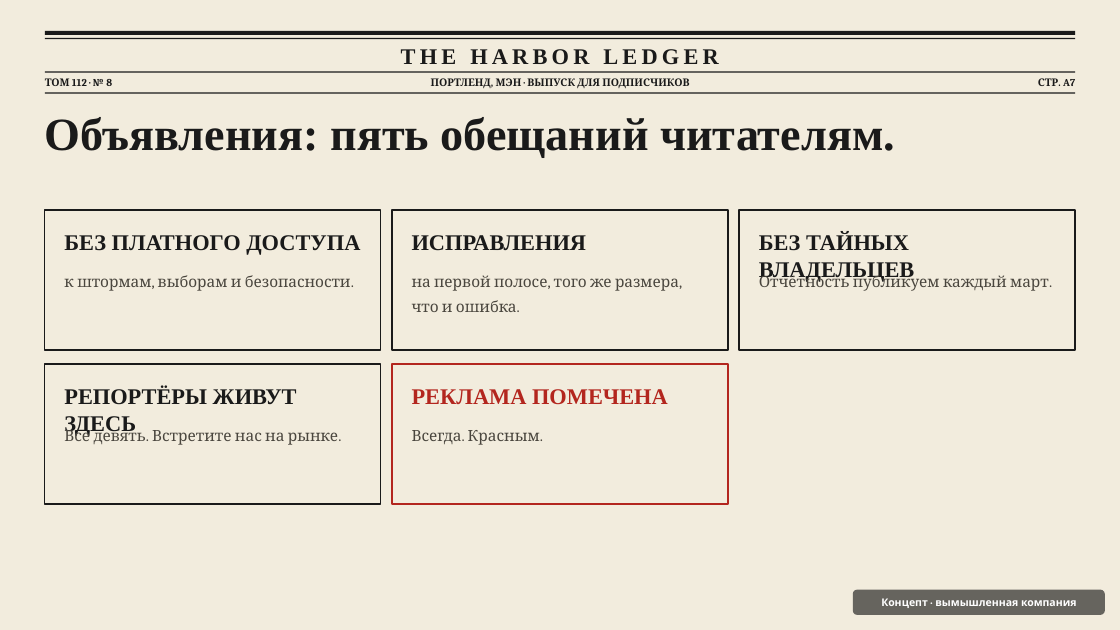
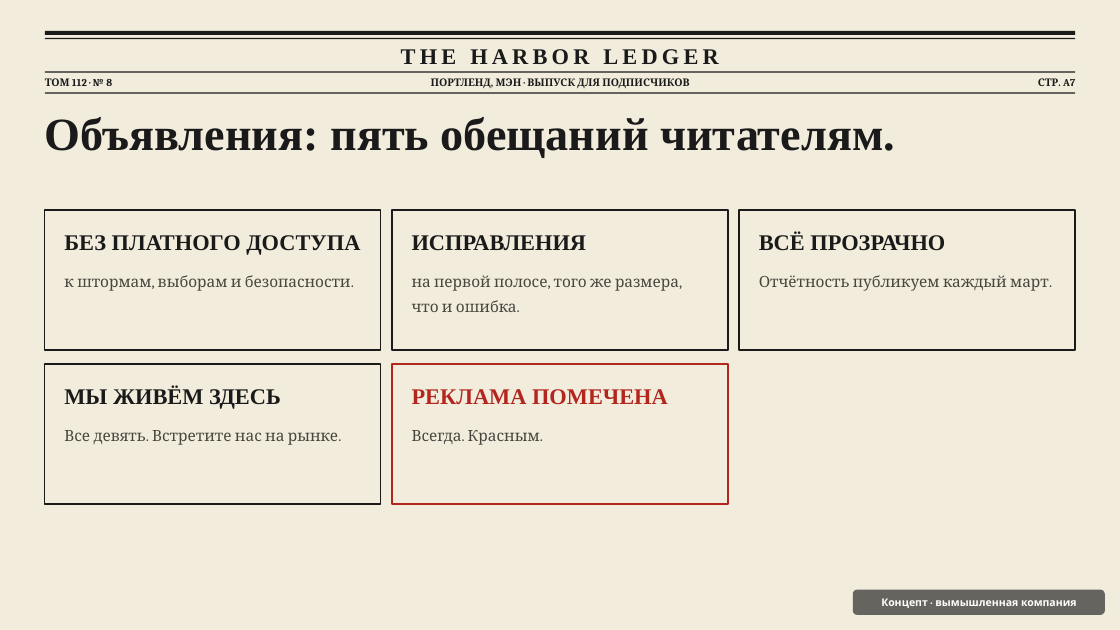
Before and after one commit to nikitakustov123/education-decks, a slide deck: slide 7 of ru/pptx/10-harbor-ledger.pptx. Drawn at 1120x630 pixels with LibreOffice and Linux fonts; fonts in the diff are those of the drawing. Boxes give left, top, right and bottom in pixels: in the first picture for what was removed or moved away, otherwise in the second. Text is boxed around its words. In the diff, an @@ line names an element or a change of style, - is before the commit and + after.

```diff
--- a/ru/pptx/10-harbor-ledger.pptx
+++ b/ru/pptx/10-harbor-ledger.pptx
@@ text at (759,233,945,251): text changed @@
-БЕЗ ТАЙНЫХ ВЛАДЕЛЬЦЕВ
+ВСЁ ПРОЗРАЧНО
@@ text at (64,387,281,409): text changed @@
-РЕПОРТЁРЫ ЖИВУТ ЗДЕСЬ
+МЫ ЖИВЁМ ЗДЕСЬ
```
Also in this commit, not shown: 3 other slides changed, 9 other files.
